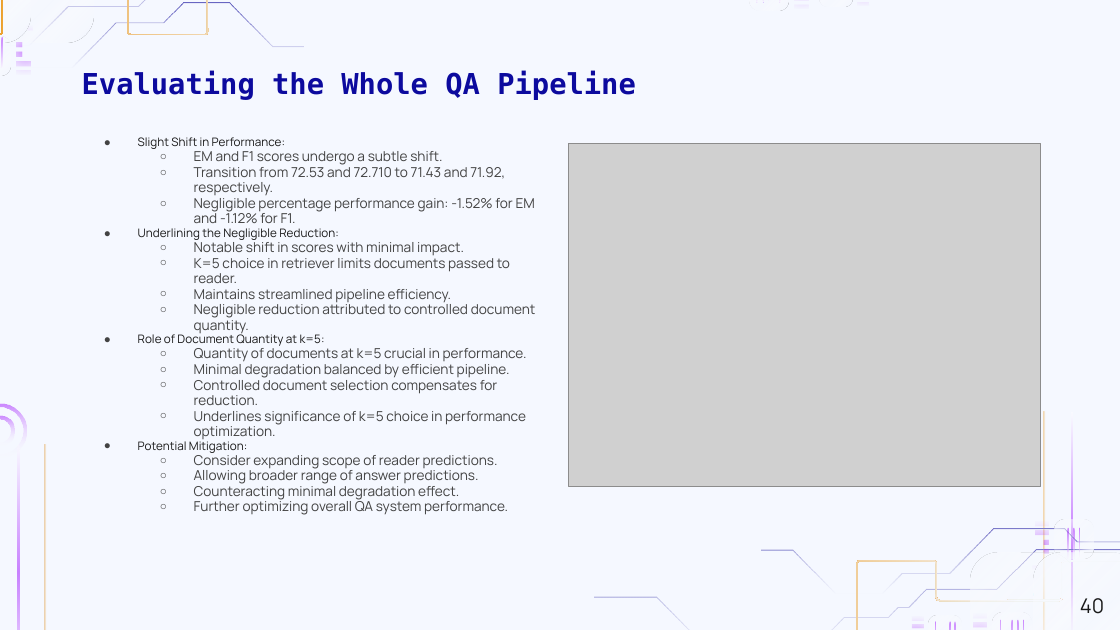
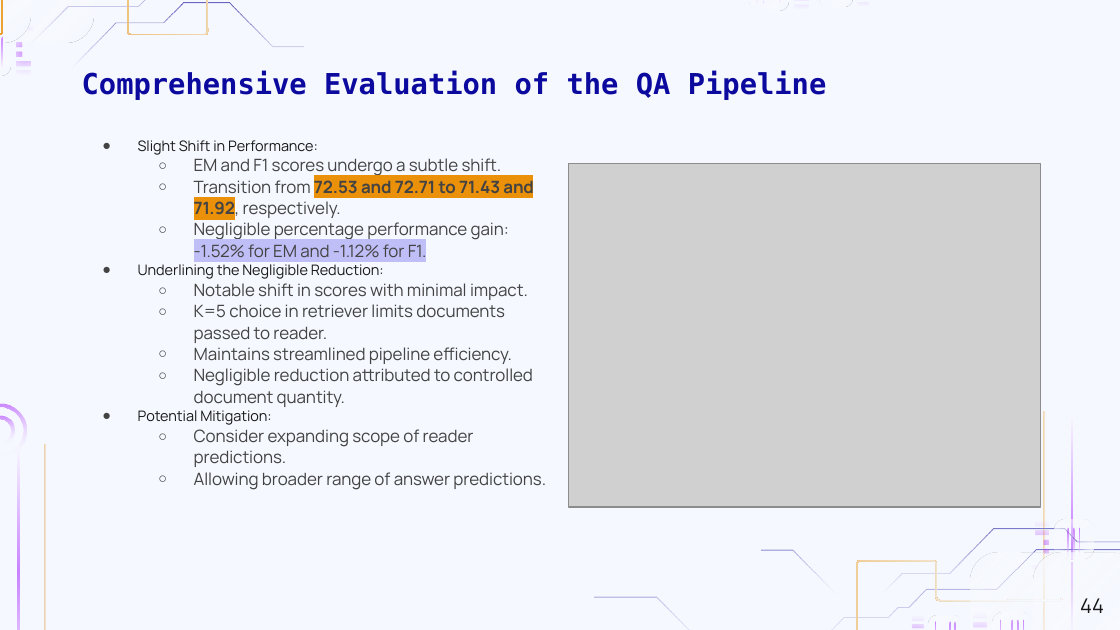
Before and after one commit to MarioAvolio/AI-Project, a slide deck: slide 44 of Question Answering.pptx (slide 40 before the commit). Drawn at 1120x630 pixels with LibreOffice and Linux fonts; fonts in the diff are those of the drawing; grey boxes stand for pictures; background and template pictures are left out. Boxes give left, top, right and bottom in pixels: in the first picture for what was removed or moved away, otherwise in the second. Text is boxed around its words. In the diff, an @@ line names an element or a change of style, - is before the commit and + after.

```diff
--- a/Question Answering.pptx
+++ b/Question Answering.pptx
@@ title at box(82, 71, 827, 100): text changed @@
-Evaluating the Whole QA Pipeline
+Comprehensive Evaluation of the QA Pipeline
@@ text at box(138, 140, 546, 490): size 7.5 to 9.3 pt in "Slight Shift in Performance:", "Underlining the Negligible Reduction:", "Potential Mitigation:"; size 8.8 to 10.8 pt in "EM and F1 scores undergo a subtle ...", "Negligible percentage performance gain: -1.52% for EM ...", "Notable shift in scores with minimal impact.", "K=5 choice in retriever limits documents passed ..." and 4 more places; highlight none to #BFBEF7 in "-1.52% for EM and -1.12% for F1."; indent changed; line spacing 0.95 to 1.05 @@
@@ text at box(194, 177, 534, 198): text changed; size 8.8 to 10.8 pt @@
-  ○ Transition from 72.53 and 72.710 to 71.43 and 71.92, respectively.
+  ○ Transition from 72.53 and 72.71 to 71.43 and 71.92, respectively.
@@ picture: place and size @@
-picture at box(569, 143, 1040, 487)
+picture at box(569, 164, 1040, 507)
@@ text at box(138, 332, 527, 439): paragraphs removed @@
-● Role of Document Quantity at k=5:
-  ○ Quantity of documents at k=5 crucial in performance.
-  ○ Minimal degradation balanced by efficient pipeline.
-  ○ Controlled document selection compensates for reduction.
-  ○ Underlines significance of k=5 choice in performance optimization.
@@ text at box(194, 483, 508, 515): paragraphs removed @@
-  ○ Counteracting minimal degradation effect.
-  ○ Further optimizing overall QA system performance.
@@ page number at box(1080, 598, 1104, 613): text changed @@
-40
+44
```
Also in this commit, not shown: 30 other slides changed, 5 slides added.
